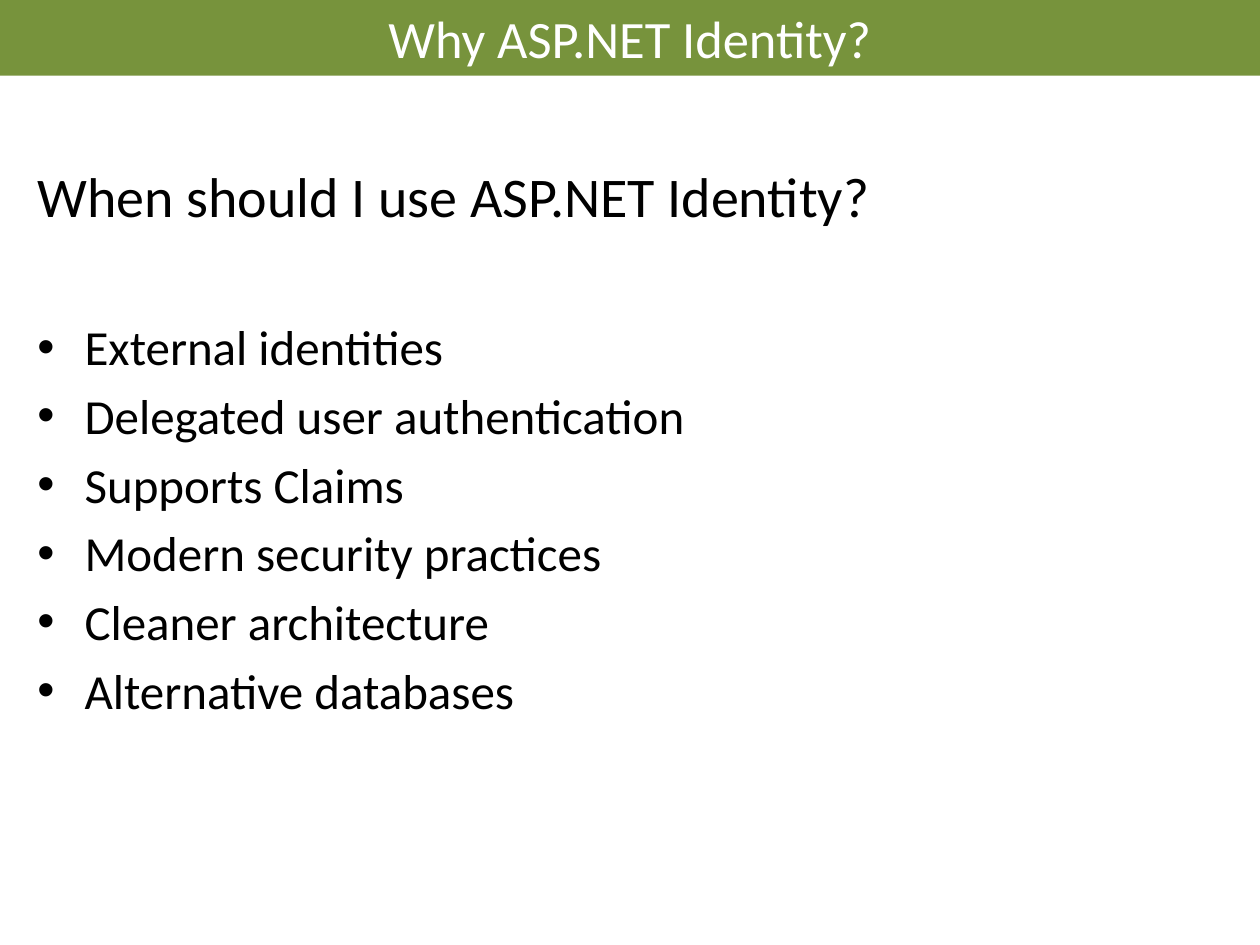
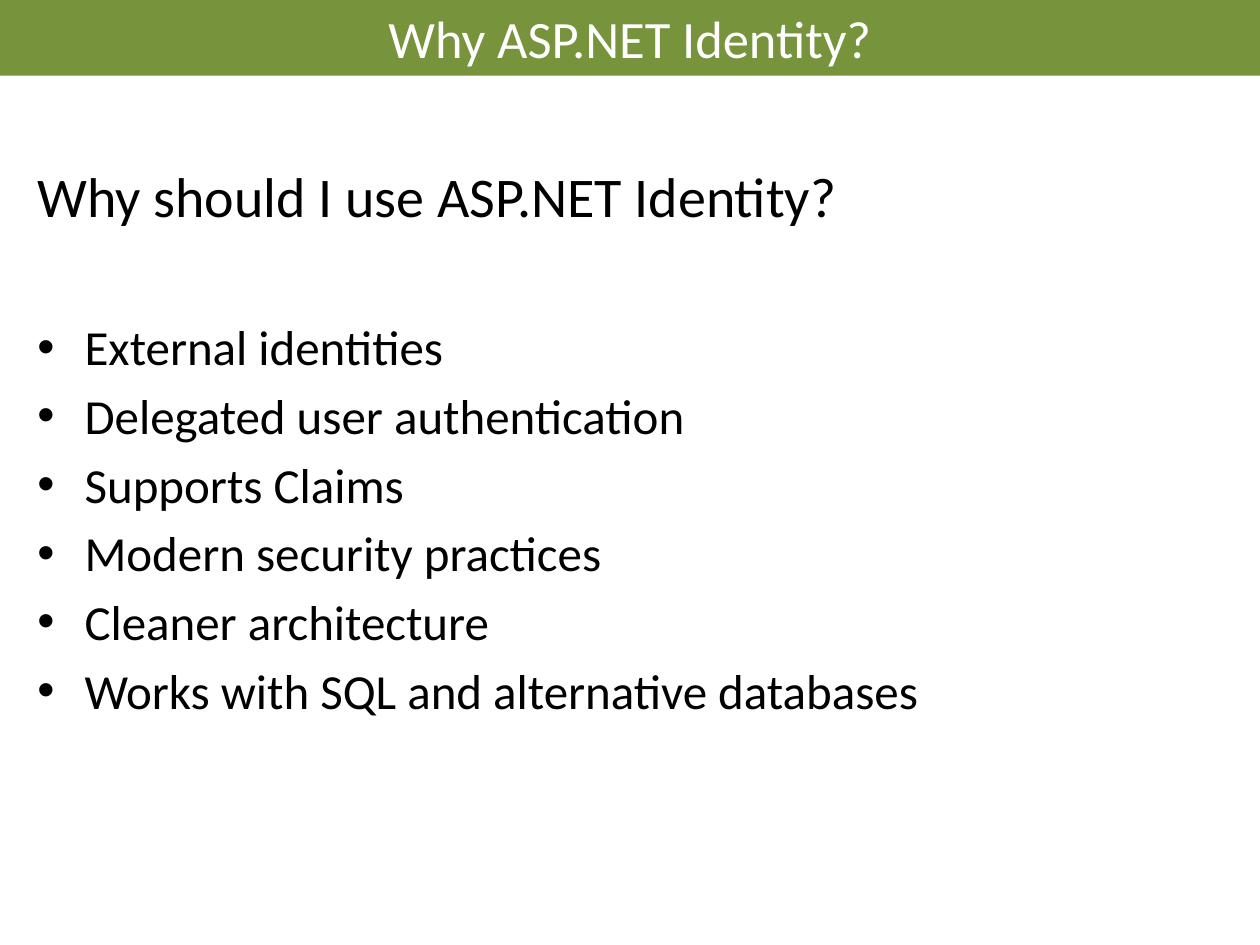
Before and after one commit to AndreasElffors/ProjectIdentity, a slide deck: slide 13 of Documents/Slides/Identity-Introduction.pptx (slide 12 before the commit). Drawn at 1260x945 pixels with LibreOffice and Linux fonts; fonts in the diff are those of the drawing; background and template pictures are left out. Boxes give left, top, right and bottom in pixels: in the first picture for what was removed or moved away, otherwise in the second. Text is boxed around its words. In the diff, an @@ line names an element or a change of style, - is before the commit and + after.

```diff
--- a/Documents/Slides/Identity-Introduction.pptx
+++ b/Documents/Slides/Identity-Introduction.pptx
@@ text at box(37, 178, 837, 226): text changed @@
-When should I use ASP.NET Identity?
+Why should I use ASP.NET Identity?
@@ text at box(85, 675, 918, 716): text changed @@
-• Alternative databases
+• Works with SQL and alternative databases
```
Also in this commit, not shown: 5 other slides changed, 1 slide added, 5 other files.
